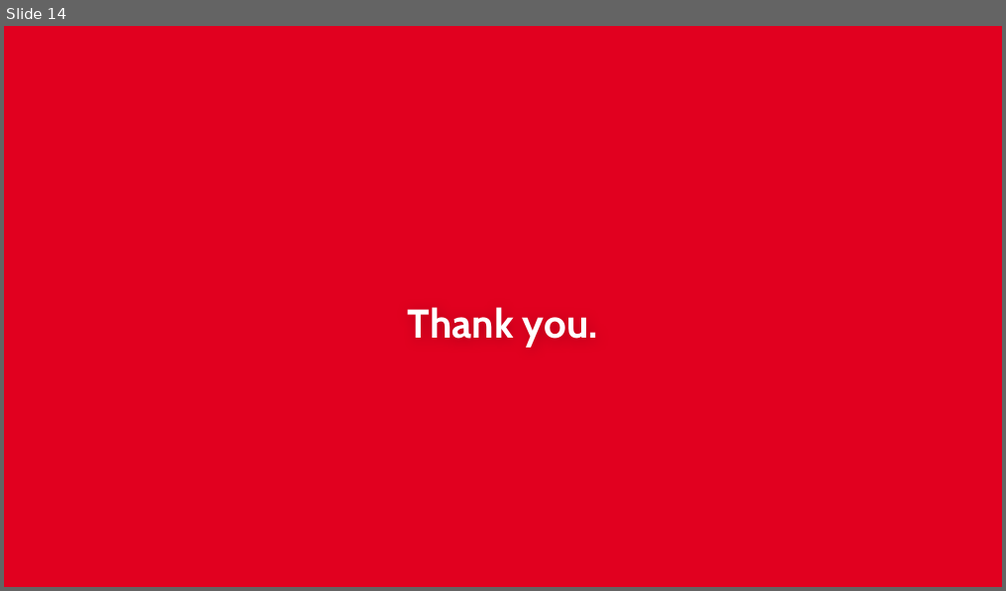
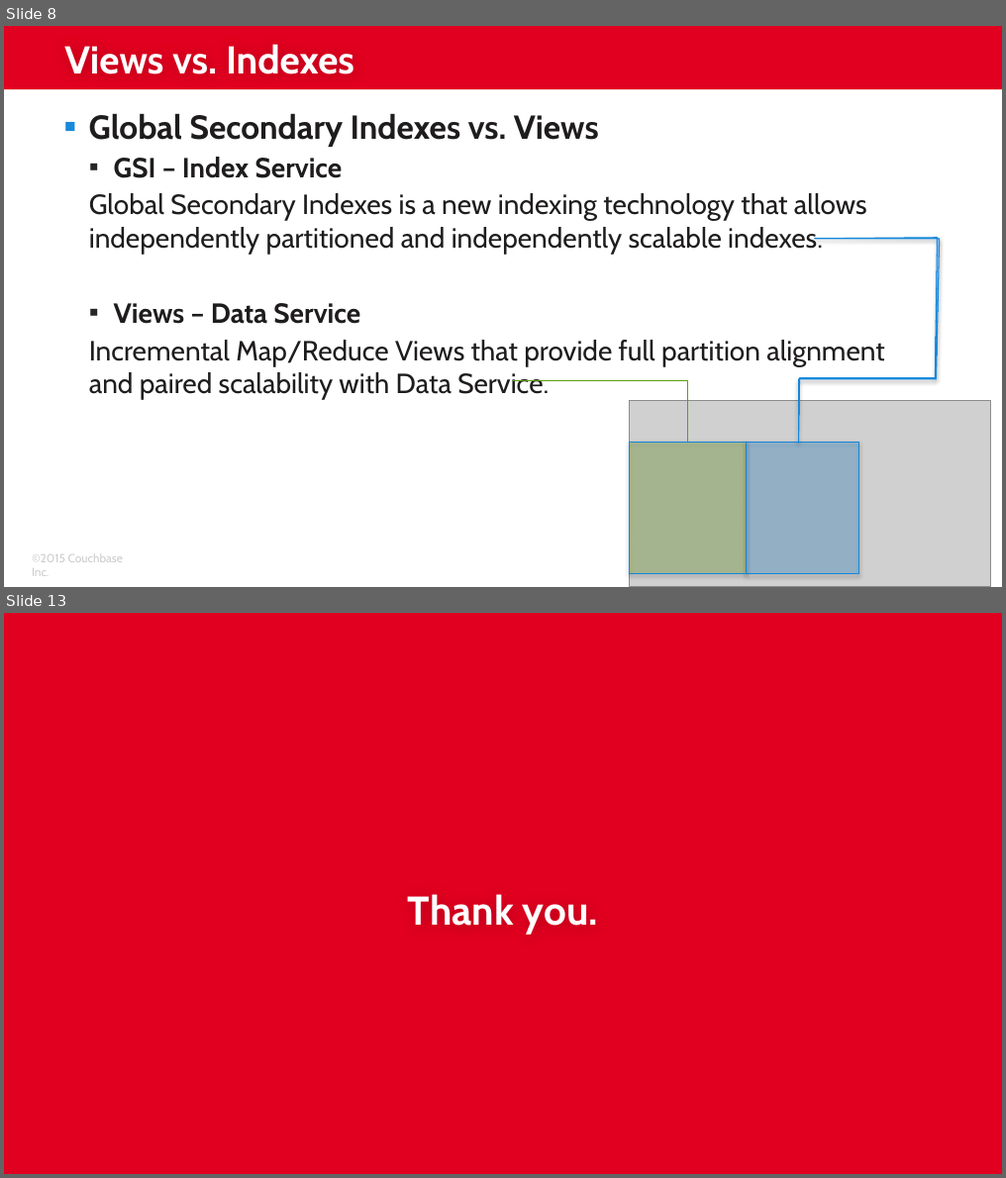
Before and after one commit to subalakr/workshop, a slide deck: server/presentations/04_N1QL Details.pptx. Shown one above the other, each under a label of ours: slide 14 before the commit, slides 8 and 13 after it; the slides between them are not shown. The pictures are 1006x591 and 1006x1178 pixels, drawn with LibreOffice and Linux fonts; fonts in the diff are those of the drawing; grey boxes stand for pictures; background and template pictures are left out. Boxes give left, top, right and bottom in pixels: in the first picture for what was removed or moved away, otherwise in the second. Text is boxed around its words. In the diff, an @@ line names an element or a change of style, - is before the commit and + after.

```diff
--- a/server/presentations/04_N1QL Details.pptx
+++ b/server/presentations/04_N1QL Details.pptx
@@ slide 8 added at box(4, 26, 1002, 587), background #FFFFFF @@
@@ rectangle added at box(4, 26, 1002, 90), fill #E1001F @@
@@ title added at box(64, 44, 354, 75), 28 pt, text #FFFFFF, bold @@
+Views vs. Indexes
@@ text added at box(89, 113, 884, 400), 20 pt, text #1E1C1C @@
+▪ Global Secondary Indexes vs. Views
+  ▪ GSI – Index Service
+  Global Secondary Indexes is a new indexing technology that allows independently partitioned and independently scalable indexes.
+  ▪ Views – Data Service
+  Incremental Map/Reduce Views that provide full partition alignment and paired scalability with Data Service.
@@ freeform shape added at box(798, 238, 939, 443), fill gradient #008EF2 to #ACCBFF, outline #1288DB 0.75 pt @@
@@ elbow line added from (513, 381) to (687, 442), #609E0E 1 pt @@
@@ picture added at box(629, 400, 991, 586) @@
@@ rectangle added at box(629, 442, 746, 573), fill #609E0E at 26% opacity, outline #1288DB 0.75 pt @@
@@ rectangle added at box(746, 442, 858, 574), fill #178ADB at 26% opacity, outline #1288DB 0.75 pt @@
@@ text added at box(32, 555, 123, 576), 8.5 pt, text #CCCCCC @@
+©2015 Couchbase Inc.
@@ what was slide 14 is now slide 13 @@
```
Also in this commit, not shown: 12 slides changed, 12 other slides added, 2 slides removed.
